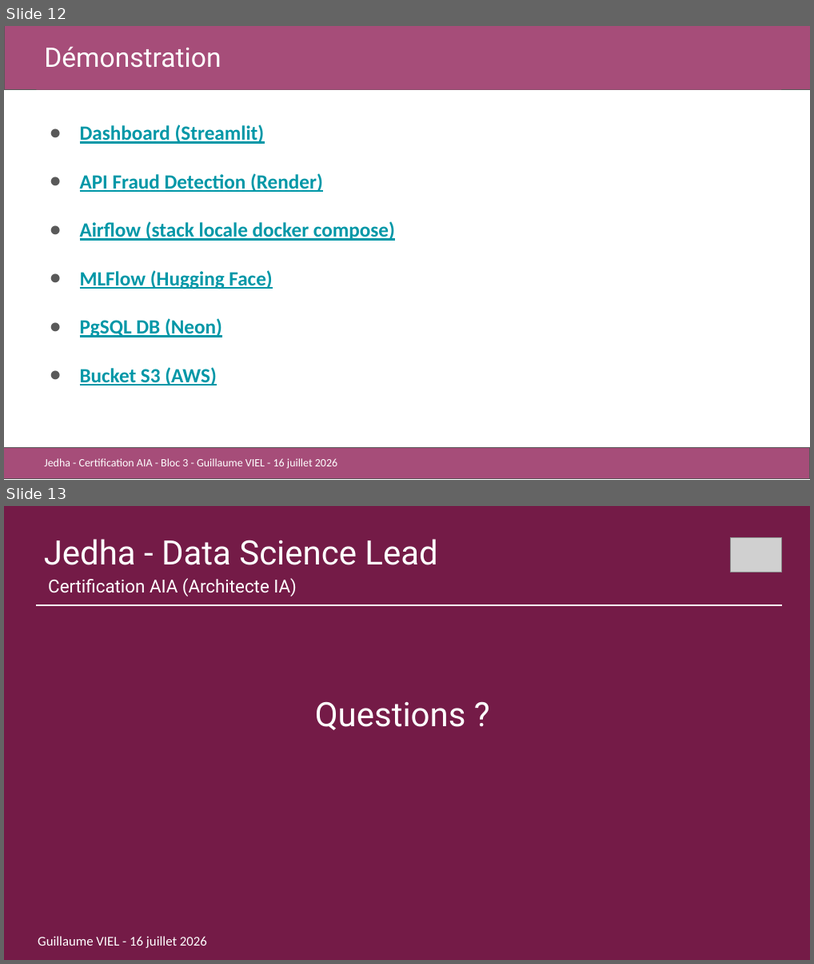
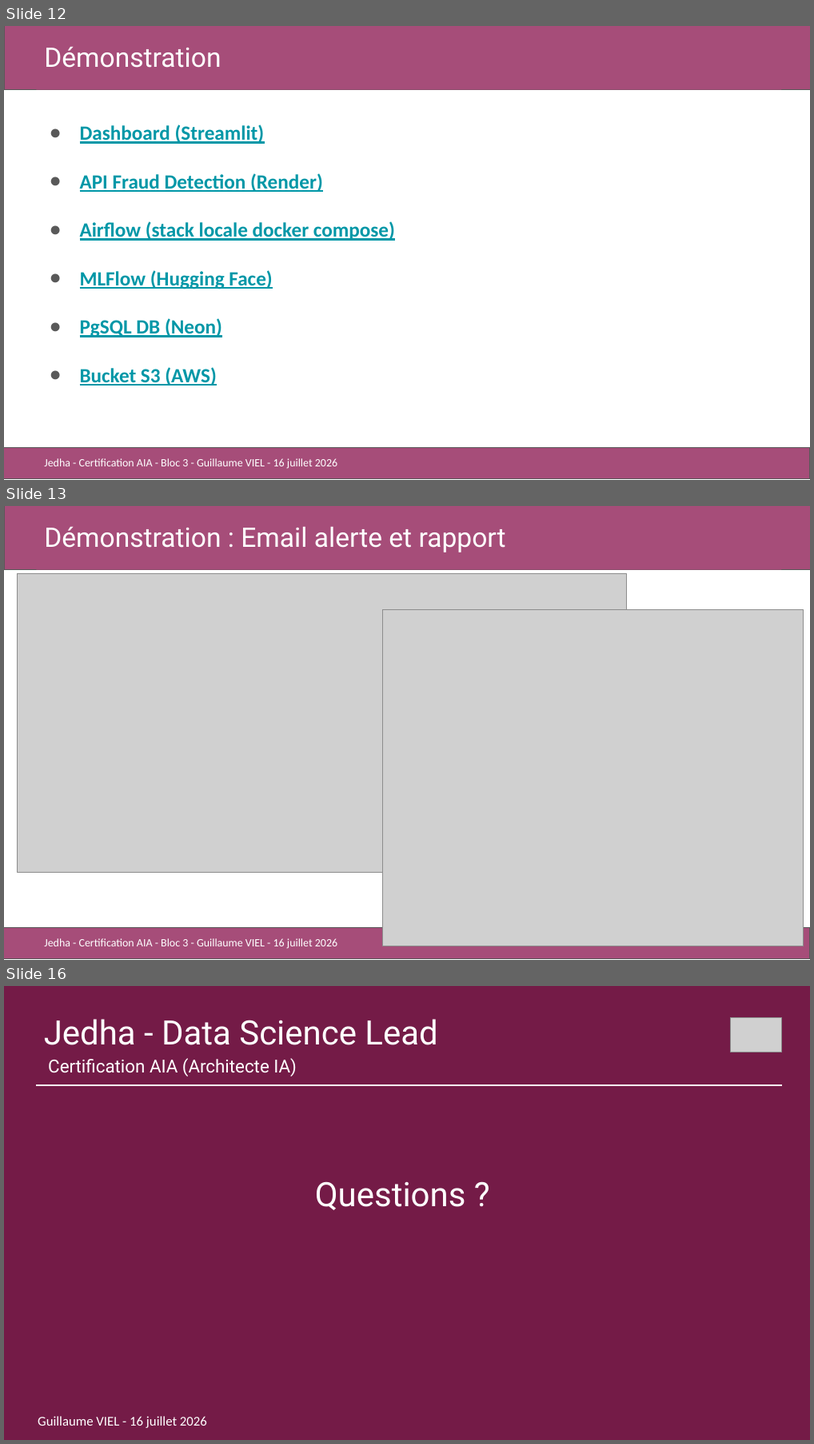
Before and after one commit to gviel/jedha-aia-03-frauddetection, a slide deck: docs/AIA_bloc3_fraud_detection_GV.pptx. Shown one above the other, each under a label of ours: slides 12 and 13 before the commit, slides 12, 13 and 16 after it; the slides between them are not shown. The pictures are 814x964 and 814x1444 pixels, drawn with LibreOffice and Linux fonts; fonts in the diff are those of the drawing; grey boxes stand for pictures. Boxes give left, top, right and bottom in pixels: in the first picture for what was removed or moved away, otherwise in the second. Text is boxed around its words. In the diff, an @@ line names an element or a change of style, - is before the commit and + after.

Commit message:
docs: modif présentation ajout conclusion + snapshots emails

```diff
--- a/docs/AIA_bloc3_fraud_detection_GV.pptx
+++ b/docs/AIA_bloc3_fraud_detection_GV.pptx
@@ slide 13 added at (4,506,810,960), background #FFFFFF @@
@@ rectangle added at (4,506,810,570), fill #A64D79, outline #595959 0.75 pt @@
@@ rectangle added at (36,506,782,570), fill #A64D79, 24 pt, text #FFFFFF @@
+Démonstration : Email alerte et rapport
@@ picture added at (18,574,627,872) @@
@@ picture added at (383,609,804,945) @@
@@ rectangle added at (4,927,810,958), fill #A64D79, outline #595959 0.75 pt @@
@@ text added at (44,938,338,948), 10 pt, text #FFFFFF @@
+Jedha - Certification AIA - Bloc 3 - Guillaume VIEL - 16 juillet 2026
@@ what was slide 13 is now slide 16 @@
```
Also in this commit, not shown: 2 other slides added, 4 other files.
